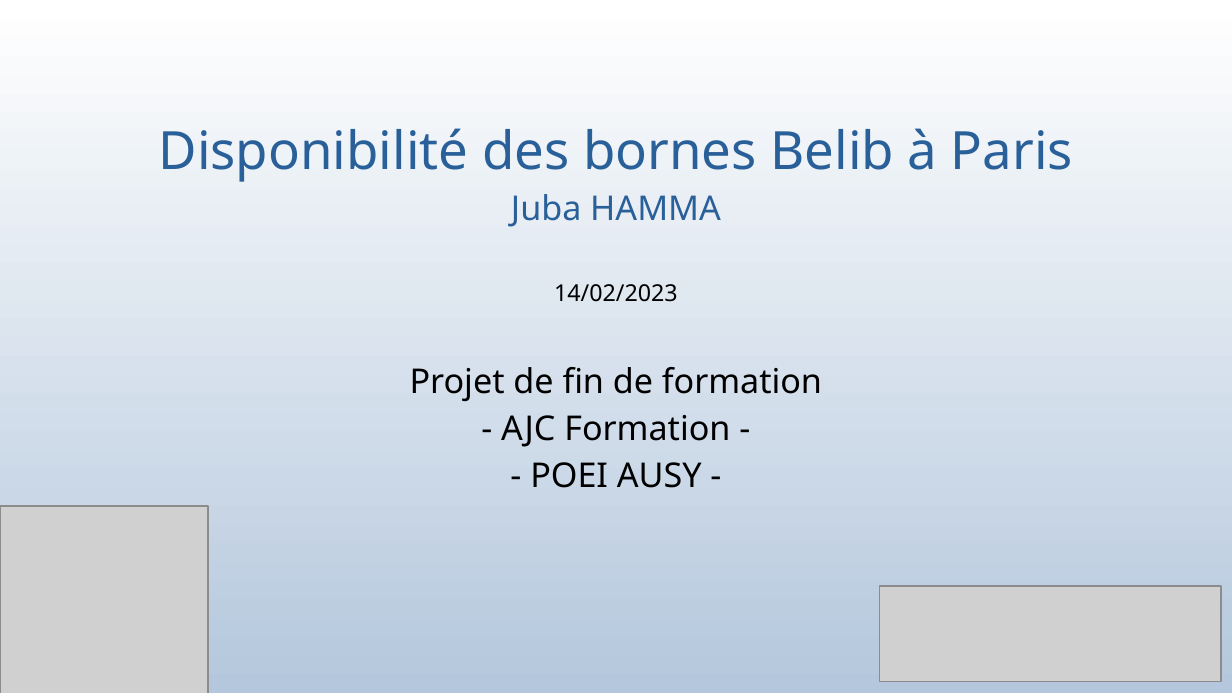
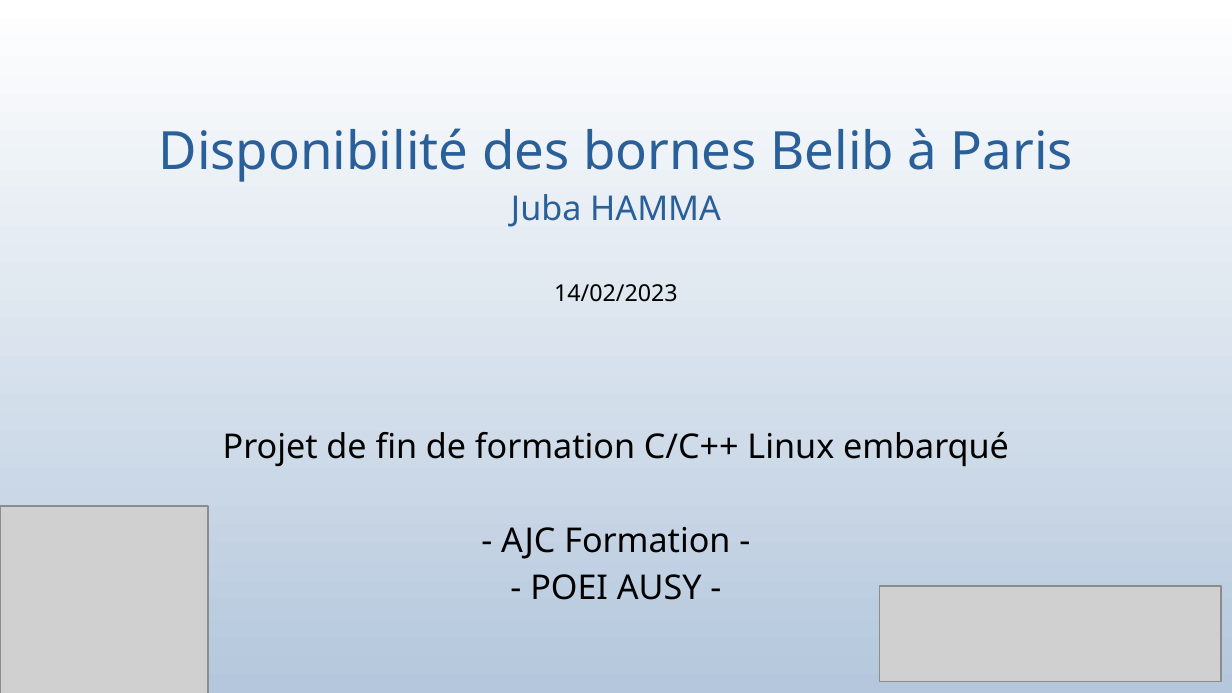
Before and after one commit to bauj/AJC_projet_belib, a slide deck: slide 1 of presentation_projet.odp. Drawn at 1232x693 pixels with LibreOffice and Linux fonts; fonts in the diff are those of the drawing; grey boxes stand for pictures. Boxes give left, top, right and bottom in pixels: in the first picture for what was removed or moved away, otherwise in the second. Text is boxed around its words. In the diff, an @@ line names an element or a change of style, - is before the commit and + after.

```diff
--- a/presentation_projet.odp
+++ b/presentation_projet.odp
@@ subtitle at [223,432,1009,467]: text changed @@
-Projet de fin de formation
+Projet de fin de formation C/C++ Linux embarqué
```
Also in this commit, not shown: 3 other slides changed, 12 other files.
